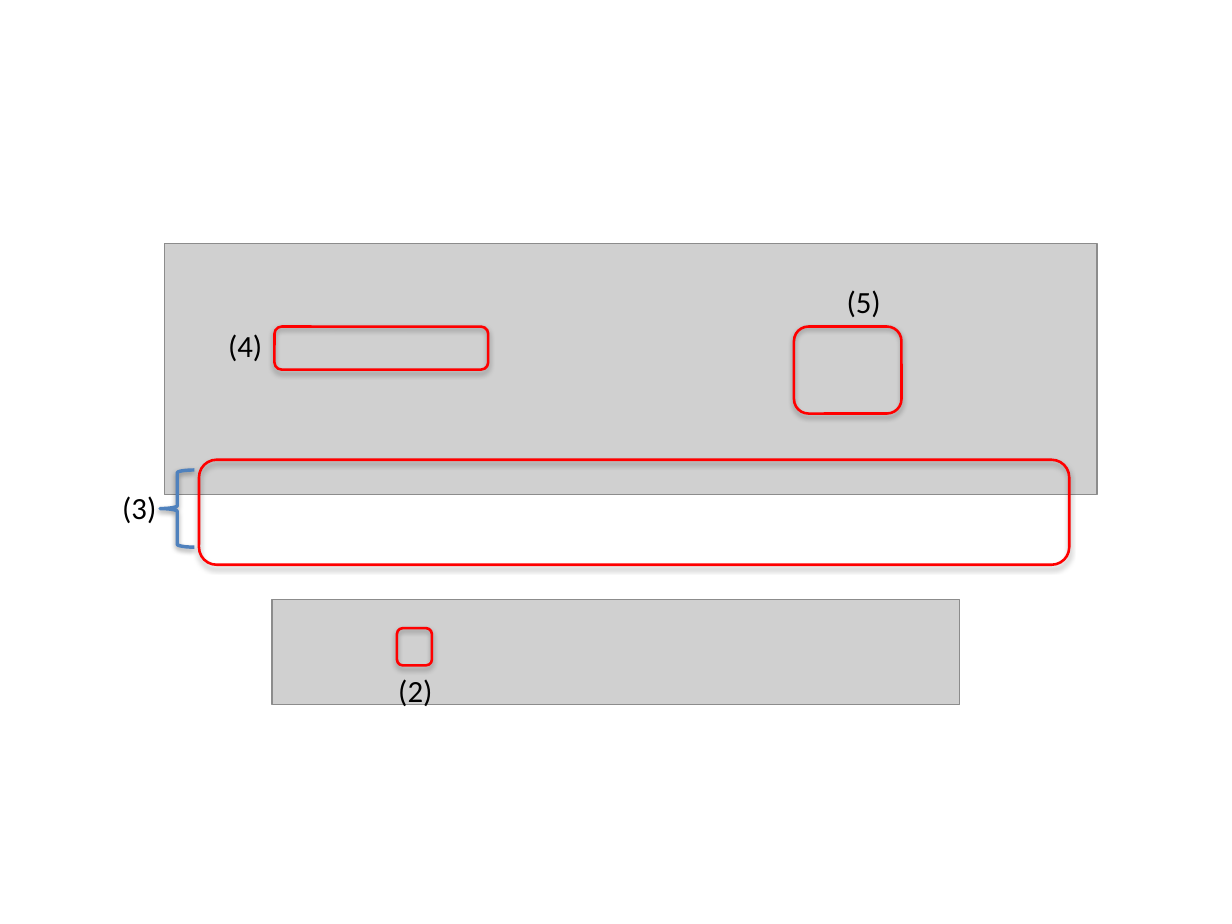
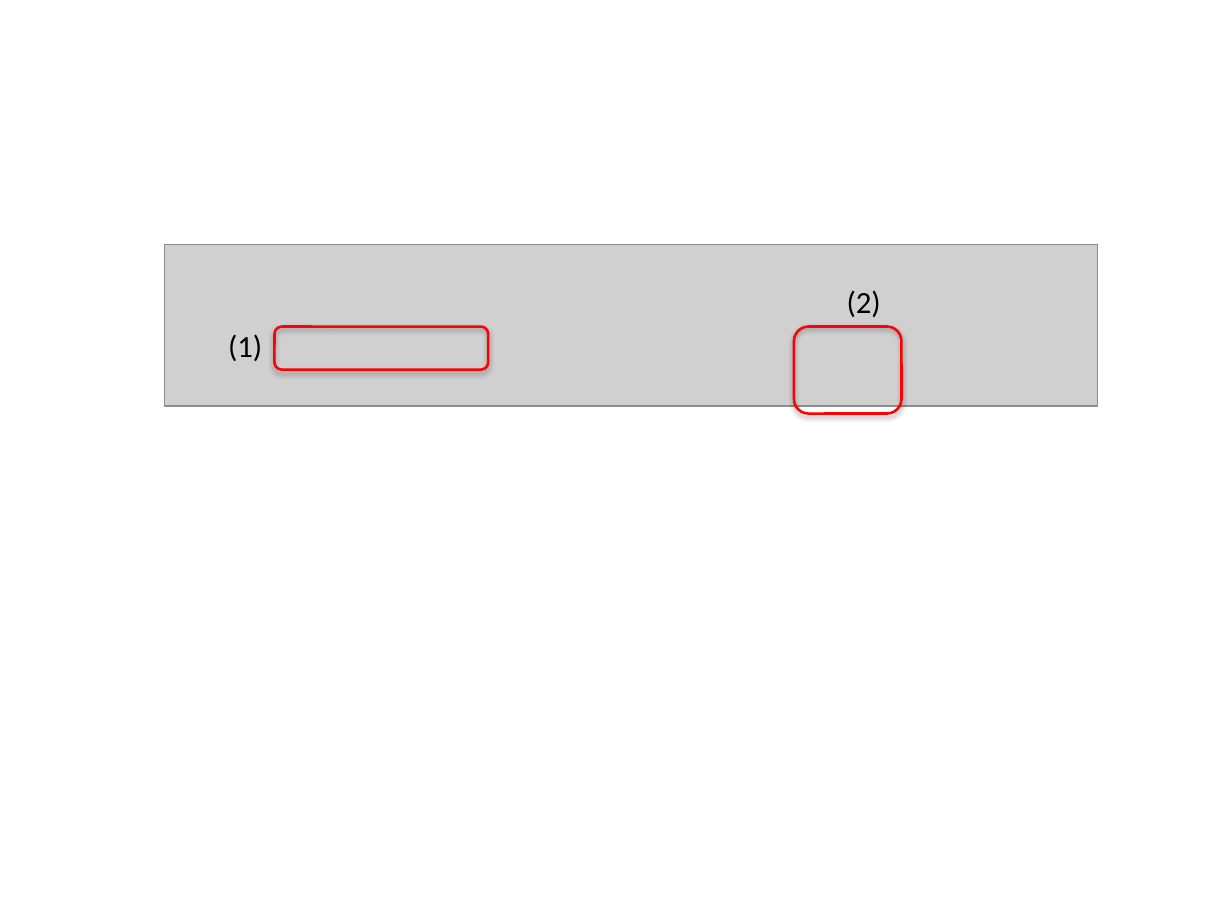
Before and after one commit to mochaMM/guideline, a slide deck: slide 19 of source/ArchitectureInDetail/WebApplicationDetail/images_Pagination/materialPagination.pptx. Drawn at 1232x924 pixels with LibreOffice and Linux fonts; fonts in the diff are those of the drawing; grey boxes stand for pictures. Boxes give left, top, right and bottom in pixels: in the first picture for what was removed or moved away, otherwise in the second. Text is boxed around its words. In the diff, an @@ line names an element or a change of style, - is before the commit and + after.

```diff
--- a/source/ArchitectureInDetail/WebApplicationDetail/images_Pagination/materialPagination.pptx
+++ b/source/ArchitectureInDetail/WebApplicationDetail/images_Pagination/materialPagination.pptx
@@ picture: place and size @@
-picture at (164, 244, 1096, 495)
+picture at (165, 244, 1098, 405)
@@ text at (847, 290, 881, 317): text changed @@
-(5)
+(2)
@@ text at (228, 334, 262, 361): text changed @@
-(4)
+(1)
@@ left brace removed at (160, 469, 195, 547) @@
@@ rounded rectangle removed at (200, 460, 1069, 564) @@
@@ text removed at (122, 496, 156, 523) @@
-(3)
@@ picture removed at (272, 600, 960, 705) @@
@@ rounded rectangle removed at (397, 628, 431, 665) @@
@@ text removed at (398, 679, 432, 710) @@
-(2)
```
Also in this commit, not shown: 2 other files.
